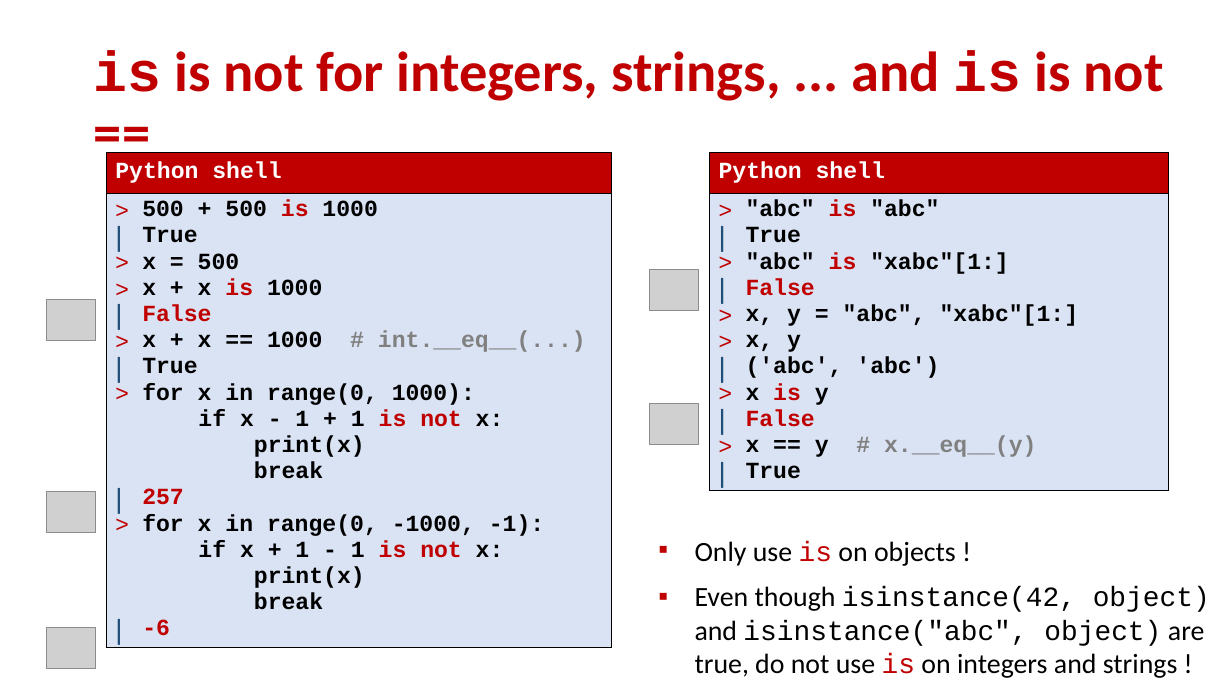
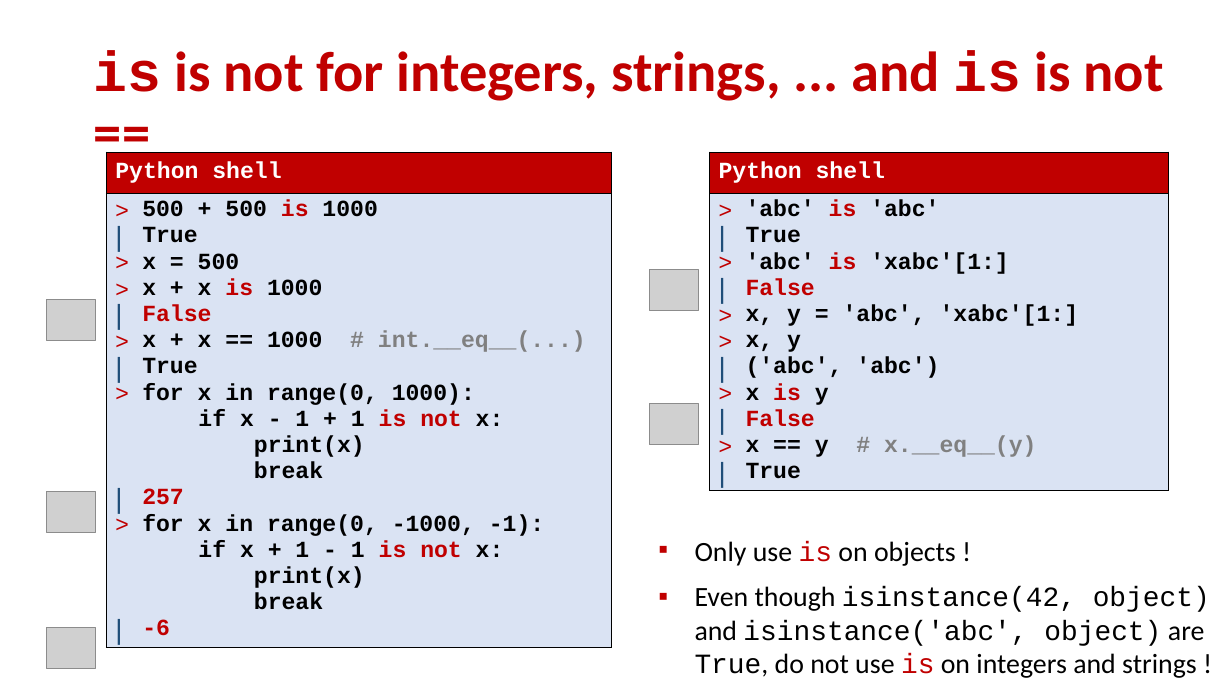
Before and after one commit to gsbrodal/gsbrodal.github.io, a slide deck: slide 18 of ipsa/slides/hierarchies.pptx. Drawn at 1232x693 pixels with LibreOffice and Linux fonts; fonts in the diff are those of the drawing; grey boxes stand for pictures. Boxes give left, top, right and bottom in pixels: in the first picture for what was removed or moved away, otherwise in the second. Text is boxed around its words. In the diff, an @@ line names an element or a change of style, - is before the commit and + after.

```diff
--- a/ipsa/slides/hierarchies.pptx
+++ b/ipsa/slides/hierarchies.pptx
@@ table at (x1=710, y1=152, x2=1169, y2=506) @@
@@ row 2, column 1: ""abc" is "abc" / True / "abc" is "xabc"[1:] / False / x, y = "abc", "xabc"[1:] / x, y / ('abc', 'abc') / x is y / False / x == y # x.__eq__(y) / True" to "'abc' is 'abc' / True / 'abc' is 'xabc'[1:] / False / x, y = 'abc', 'xabc'[1:] / x, y / ('abc', 'abc') / x is y / False / x == y # x.__eq__(y) / True" @@
@@ text at (x1=695, y1=586, x2=1210, y2=678): text changed; font Calibri to Courier New @@
-▪ Even though isinstance(42, object) and isinstance("abc", object) are true, do not use is on integers and strings !
+▪ Even though isinstance(42, object) and isinstance('abc', object) are True, do not use is on integers and strings !
```
Also in this commit, not shown: 11 other slides changed, 3 other files.
